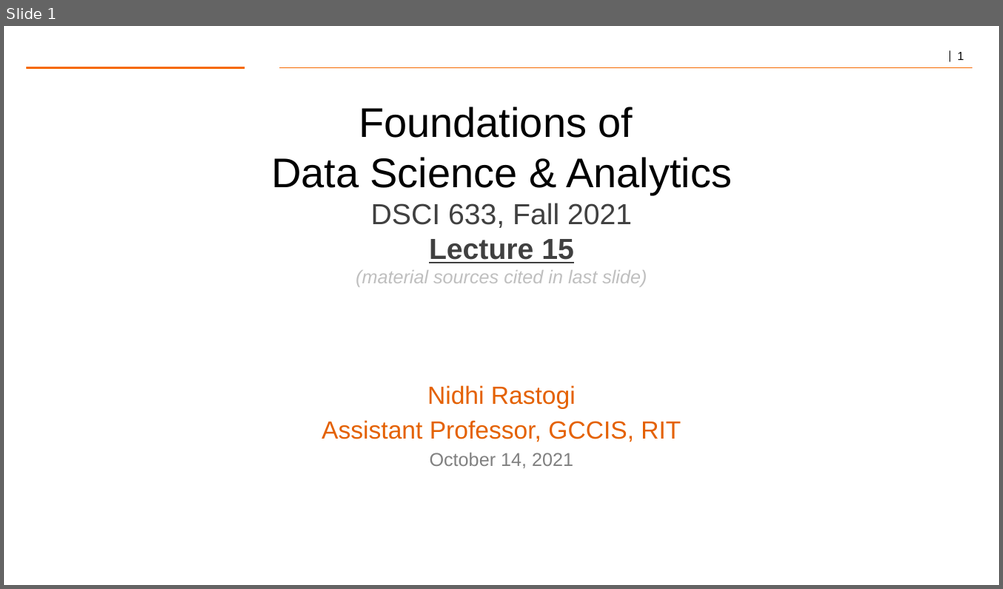
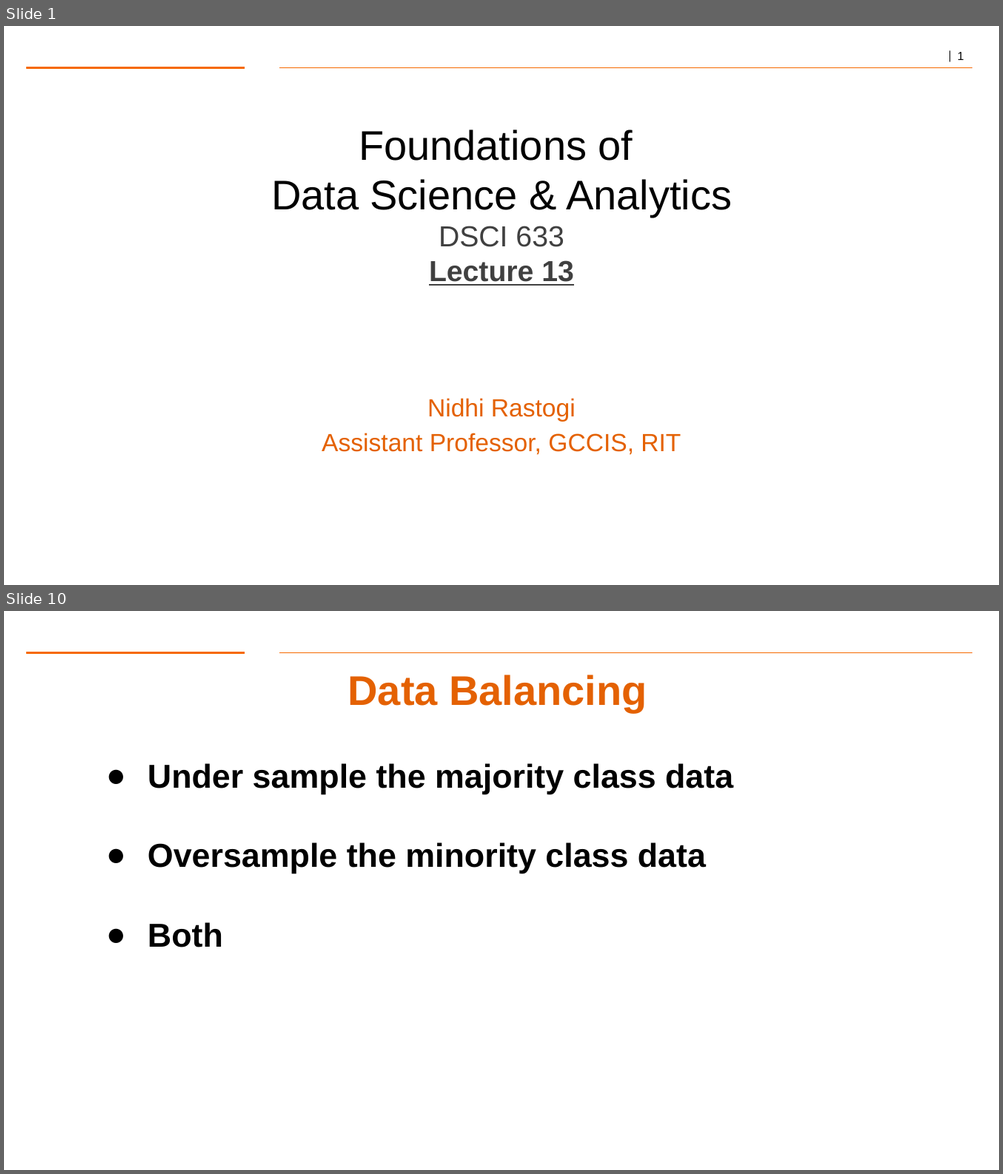
Before and after one commit to gk5951/RIT-DSCI-633-FDS, a slide deck: Syllabus/Lecture13/Lec13.pptx. Shown one above the other, each under a label of ours: slide 1 before the commit, slides 1 and 10 after it; the slides between them are not shown. The pictures are 1003x589 and 1003x1174 pixels, drawn with LibreOffice and Linux fonts; fonts in the diff are those of the drawing; background and template pictures are left out. Boxes give left, top, right and bottom in pixels: in the first picture for what was removed or moved away, otherwise in the second. Text is boxed around its words. In the diff, an @@ line names an element or a change of style, - is before the commit and + after.

```diff
--- a/Syllabus/Lecture13/Lec13.pptx
+++ b/Syllabus/Lecture13/Lec13.pptx
@@ slide 10 added at (4, 611, 999, 1170), background #FFFFFF; not listed: 2 template elements that a slide beside it also shows @@
@@ title added at (348, 675, 646, 712), 40 pt, text #E46102, bold @@
+Data Balancing
@@ text added at (148, 763, 733, 948), 32 pt, text #000000, bold @@
+● Under sample the majority class data
+● Oversample the minority class data
+● Both
@@ slide 1 changed as well @@
@@ text at (271, 130, 731, 286): text changed @@
-Foundations of
-Data Science & Analytics
-DSCI 633, Fall 2021
-Lecture 15
-(material sources cited in last slide)
+Foundations of
+Data Science & Analytics
+DSCI 633
+Lecture 13
@@ text at (430, 453, 573, 469): paragraph removed @@
-October 14, 2021
```
Also in this commit, not shown: 1 other slide changed, 15 other slides added, 36 slides removed, 11 other files.
